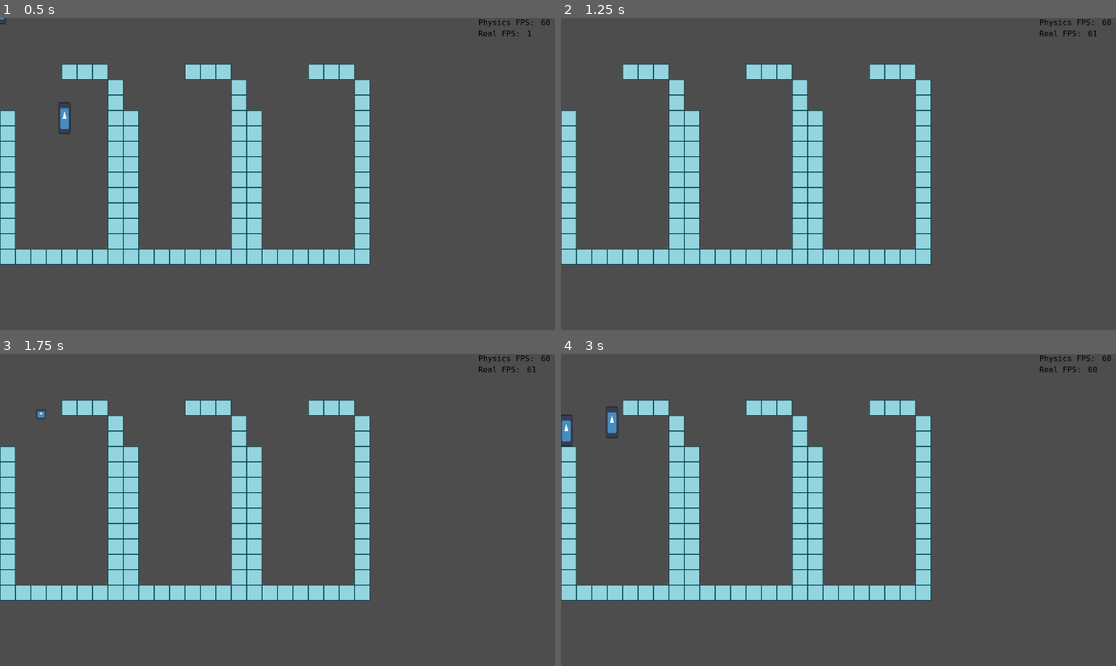
Above: before the commit, frames 1-4 (two rows, left to right).
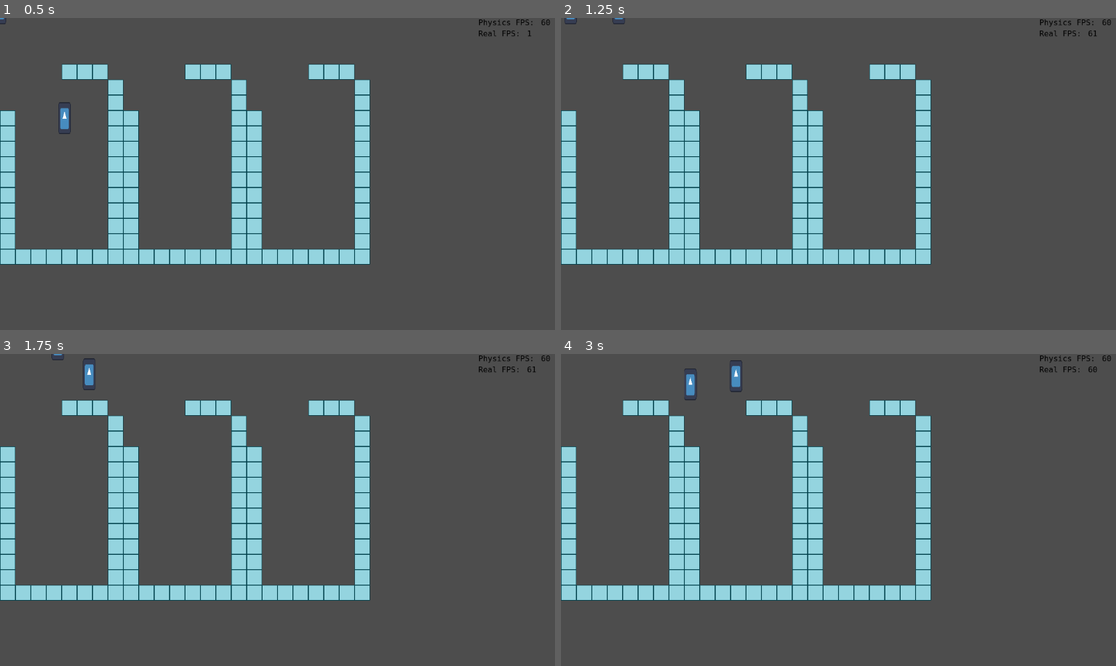
Above: after the commit, the same moments.

Repository: wync-netcode/wync-godot
Game: Godot game, scene res://rooms/lab2/lab2.tscn
Same seed, same stepped clock (60 frames per second), same inputs: the game is played once before the commit and once after it. The engine's default icon, where the game draws it, is replaced by a stand-in: a white triangle on a blue panel in a dark square.
Inputs (mouse positions are in pixels of both pictures, inside the frame that each line leads up to):
- Up to frame 1 (0.5 s): no input
- Up to frame 2 (1.25 s): tap Enter at 0.5 s; move the mouse to (960, 158) at 0.52 s; hold D (p1_right) from 0.53 s (still down); hold E (p1_interact) from 0.53 s (still down)
- Up to frame 3 (1.75 s): move the mouse to (166, 525) at 1.27 s; release D (p1_right) at 1.28 s; release E (p1_interact) at 1.28 s; hold S (p1_down) from 1.28 s (still down); click (166, 525) at 1.35 s
- Up to frame 4 (3 s): move the mouse to (894, 441) at 2.02 s; release S (p1_down) at 2.03 s; hold D (p1_right) 2.03-2.78 s; hold 1 (p1_weapon1) 2.03-2.78 s; move the mouse to (810, 572) at 2.77 s; hold W (p1_up) from 2.78 s (still down); tap 2 (p1_weapon2) at 2.85 s

Frame 1 is identical in both runs. In frame 2, less than 0.1% of the frame differs, in the area x 0-12%, y 0-3%; in frame 3, 0.2%; in frame 4, 0.6%, in the area x 0-33%, y 2-30%.

Commit message:
feat: per-world collision layers/masks

Diff:
--- a/src/components/co_collider.gd
+++ b/src/components/co_collider.gd
@@ -1,3 +1,11 @@
 class_name CoCollider
 extends Component
 static var label = "cocollider"
+
+## CoCollider must be initialized to setup their layers and masks
+var initialized: bool = false
+
+
+## If not initialized by their creator, initialize itself
+func _ready():
+	PhysicsUtils.initialize_collider(self)
--- a/src/components/co_collider.tscn
+++ b/src/components/co_collider.tscn
@@ -3,4 +3,6 @@
 [ext_resource type="Script" path="res://src/components/co_collider.gd" id="1_r2bk6"]
 
 [node name="CoCollider" type="CharacterBody2D"]
+collision_layer = 0
+collision_mask = 0
 script = ExtResource("1_r2bk6")
--- a/src/entities/en_player.tscn
+++ b/src/entities/en_player.tscn
@@ -31,6 +31,8 @@
 position = Vector2(0, -20)
 
 [node name="CoCollider" parent="Components" instance=ExtResource("3_xkv6g")]
+collision_layer = 1024
+collision_mask = 1025
 
 [node name="CollisionShape2D" type="CollisionShape2D" parent="Components/CoCollider"]
 shape = SubResource("RectangleShape2D_rkk3i")
--- /dev/null
+++ b/src/utils/physics_utils.gd
@@ -0,0 +1,30 @@
+class_name PhysicsUtils
+
+const DYNAMIC_LAYER_START = 11
+const DYNAMIC_LAYER_END = 15
+const LAYER_INCREMENT = 5
+
+
+static func initialize_collider(co_collider: CoCollider) -> void:
+	var co_single_world = ECS.get_singleton_component(co_collider, CoSingleWorld.label) as CoSingleWorld
+	if not co_single_world:
+		print("E: Couldn't find singleton CoSingleWorld for %s" % co_collider)
+		return
+	var world_id = co_single_world.world_id
+
+	var body = co_collider as Node as CollisionObject2D
+	if not body:
+		print("E: Collider is not CharacterBody %s" % co_collider)
+		return
+
+	# increment collisions layers/masks by world id
+
+	for i in range(DYNAMIC_LAYER_START, DYNAMIC_LAYER_END +1):
+		if body.get_collision_layer_value(i):
+			body.set_collision_layer_value(i, false)
+			body.set_collision_layer_value(i + LAYER_INCREMENT * world_id, true)
+		if body.get_collision_mask_value(i):
+			body.set_collision_mask_value(i, false)
+			body.set_collision_mask_value(i + LAYER_INCREMENT * world_id, true)
+
+	co_collider.initialized = true
Not shown, changed: docs/PHYSICS.md
